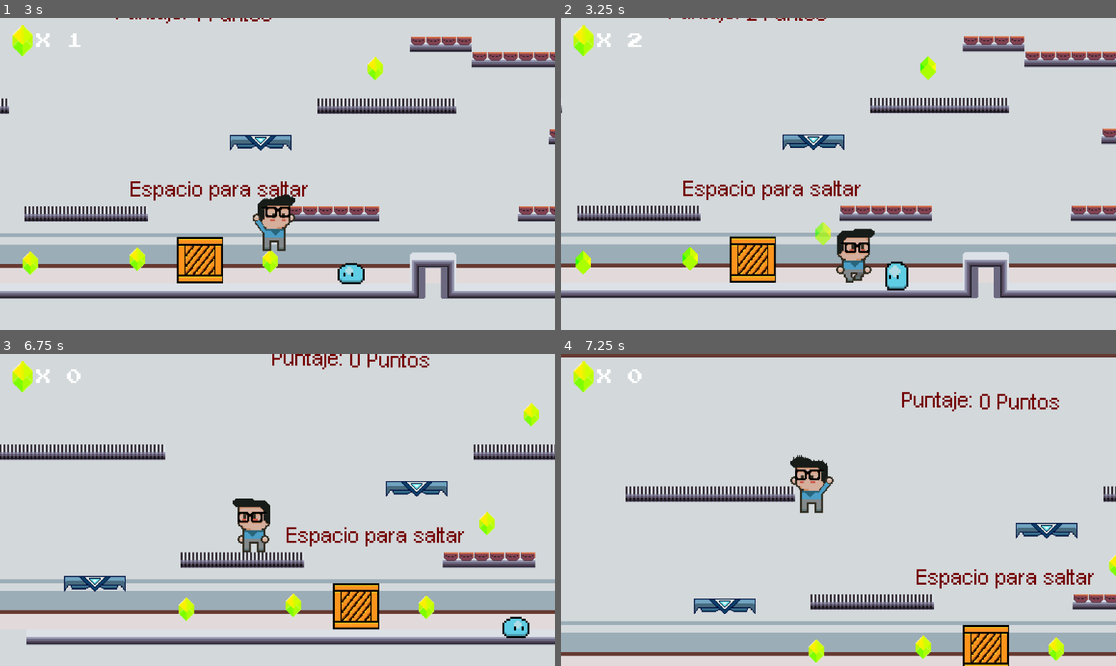
Above: before the commit, frames 1-4 (two rows, left to right).
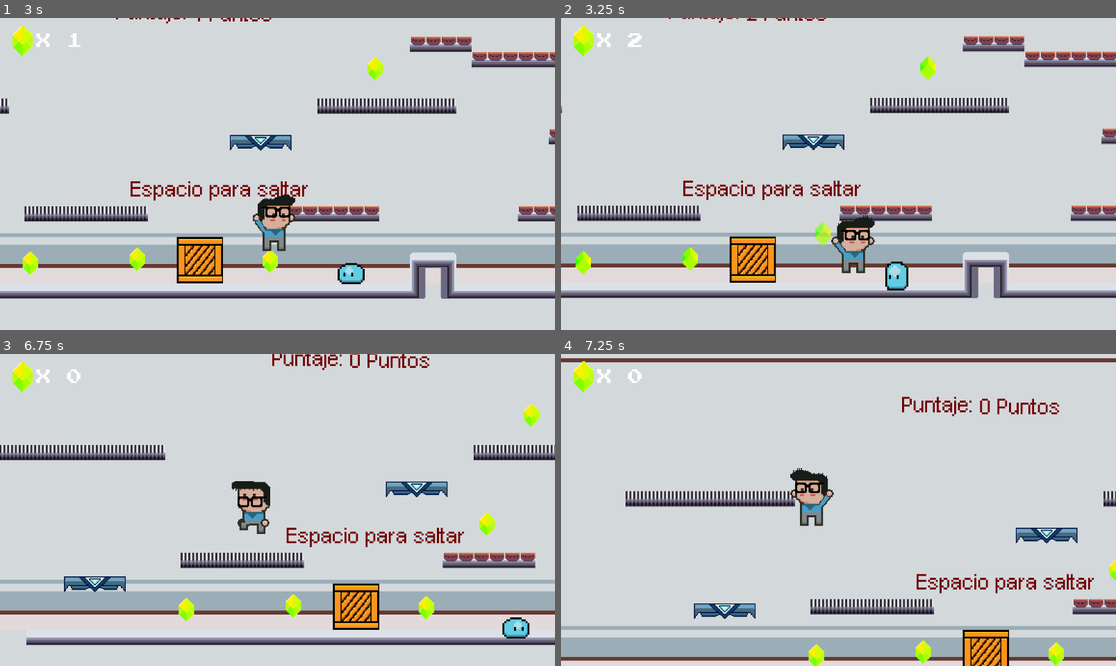
Above: after the commit, the same moments.

Repository: Chrissar19/AulaByte
Game: Godot game, scene res://escenas/escena_01.tscn
Same seed, same stepped clock (60 frames per second), same inputs: the game is played once before the commit and once after it. Sound files missing from this copy of the repository are replaced by a short silence.
Inputs:
- Up to frame 1 (3 s): hold Right (derecha) 0.53-2.03 s; tap Space (saltar) at 0.6, 0.77, 1.07, 1.52, 1.55, 1.82, 2.1 s; tap Ctrl (Correr) at 1.35, 2.85 s; hold Left (izquierda) 2.03-2.78 s; hold Right (derecha) from 2.78 s (still down)
- Up to frame 2 (3.25 s): keep holding Right (derecha); tap Space (saltar) at 3.02, 3.05 s
- Up to frame 3 (6.75 s): tap Space (saltar) at 3.32, 3.6, 3.77, 4.07, 4.52, 4.55, 4.82, 5.1, 6.02, 6.05, 6.32, 6.6 s; release Right (derecha) at 4.28 s; hold Left (izquierda) 4.28-5.03 s; tap Ctrl (Correr) at 4.35, 5.85 s; hold Right (derecha) 5.03-5.78 s; hold Left (izquierda) from 5.78 s (still down)
- Up to frame 4 (7.25 s): keep holding Left (izquierda); tap Space (saltar) at 6.77, 7.07 s

Frame 1 is identical in both runs. In frame 2, 1.1% of the frame differs, in the area x 48-57%, y 63-85%; in frame 3, 6.3%; in frame 4, 17%, in the area x 0-100%, y 0-100%.

Commit message:
Mejora en el salto Buffering
Se mejoro el recasteo del salto permitiendo que si el player presiona saltar unos milisegundos antes de tocar el suelo, se guarde este movimiento y lo ejecute apenas toque el suelo.

Diff:
--- a/AulaByte/escenas/player.tscn
+++ b/AulaByte/escenas/player.tscn
@@ -258,3 +258,5 @@
 bus = &"Efectos sonido"
 
 [node name="TimerCoyoteTime" type="Timer" parent="scrSalto"]
+
+[node name="tmBufferSalto" type="Timer" parent="scrSalto"]
--- a/AulaByte/scripts/scr_salto.gd
+++ b/AulaByte/scripts/scr_salto.gd
@@ -4,27 +4,48 @@
 var player:CharacterBody2D = null
 var en_coyote_time:bool = false
 var tocando_suelo:bool = false
+var salto_buffering : bool = false
+@export var tiempo_salto_buffering = 0.15
 @export var duracion_coyote_time = 0.20
 @onready var soun_jump: AudioStreamPlayer = $SounJump
 @onready var timer_coyote_time: Timer = $TimerCoyoteTime
+@onready var tm_buffer_salto: Timer = $tmBufferSalto
 
 func _ready() -> void:
 	player = get_parent()
-	timer_coyote_time.one_shot = true
+	timer_coyote_time.one_shot = true #Que se ejecuta una sola vez
 	timer_coyote_time.timeout.connect(on_timer_coyote_time_timeout)
+	tm_buffer_salto.one_shot = true
+	tm_buffer_salto.timeout.connect(on_salto_buffe_time_timeout)
 
 
 func _physics_process(_delta: float) -> void:
 	# Accion de salto
-	if Input.is_action_just_pressed("saltar") and (player.is_on_floor() or en_coyote_time): # Si se presiona la barra espacio y se esta tocando el suelo
-		player.velocity.y = FUERZA_SALTO
-		soun_jump.play() # Reproduce el sonido de salto
+	if Input.is_action_just_pressed("saltar"):
+		if (player.is_on_floor() or en_coyote_time): # Si se presiona la barra espacio y se esta tocando el suelo
+			saltar()
+		else:
+			salto_buffering = true
+			tm_buffer_salto.start(tiempo_salto_buffering)
 
 	if tocando_suelo and not player.is_on_floor() and player.get_real_velocity().y >= 0:
 		en_coyote_time = true
 		timer_coyote_time.start(duracion_coyote_time)
 
+# Verifica si el personaje toca suelo al caer
+	if not tocando_suelo and player.is_on_floor() and salto_buffering:
+		salto_buffering = false
+		tm_buffer_salto.stop()
+		saltar()
+
 	tocando_suelo = player.is_on_floor()
 
 func on_timer_coyote_time_timeout() -> void:
 	en_coyote_time = false
+
+func on_salto_buffe_time_timeout() -> void:
+	salto_buffering = false
+
+func saltar() -> void:
+	player.velocity.y = FUERZA_SALTO
+	soun_jump.play() # Reproduce el sonido de salto
